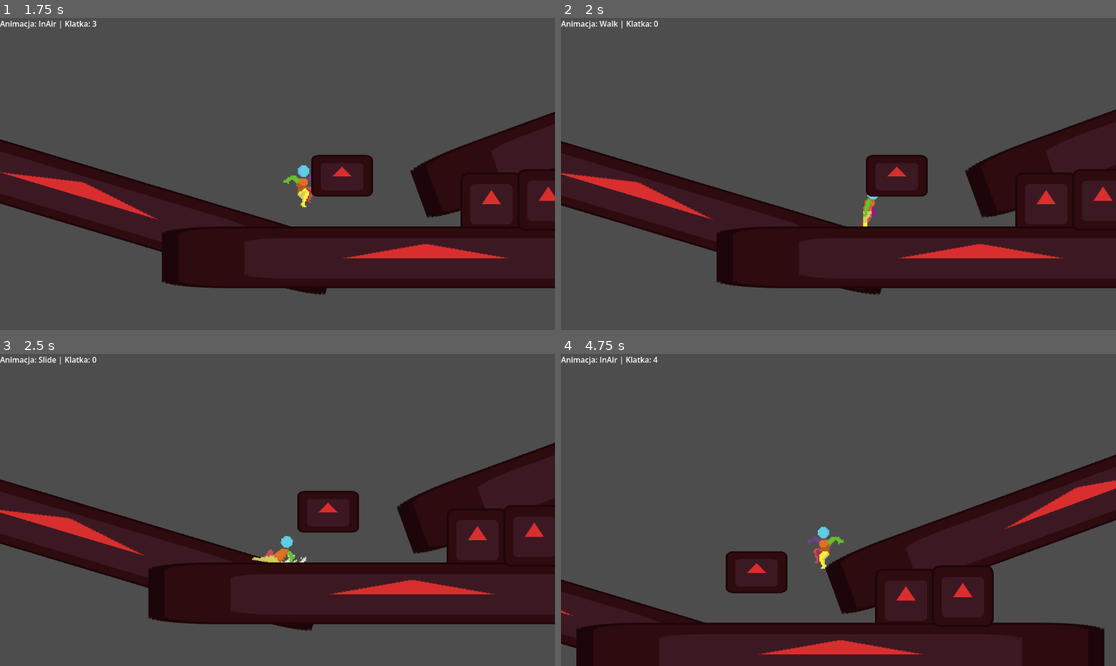
Above: before the commit, frames 1-4 (two rows, left to right).
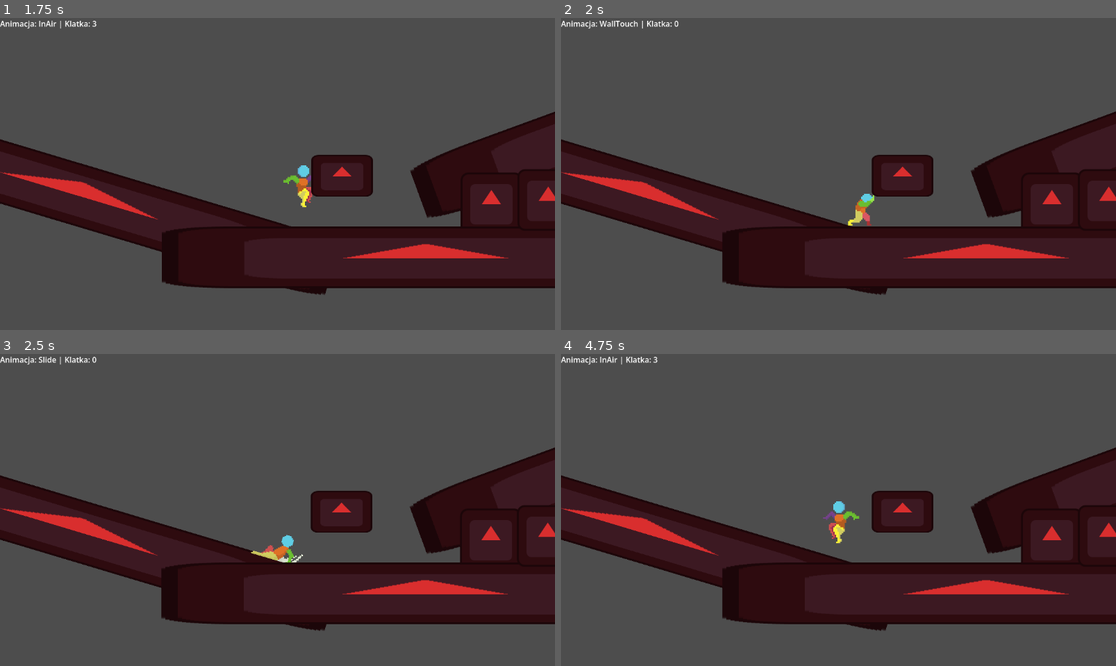
Above: after the commit, the same moments.

Repository: TatusFilipek/GodotTryEndError
Game: Godot game, scene res://scenes/main.tscn
Two runs of this game, one before a commit and one after it. Both use one fixed random seed, a clock stepped at 60 frames per second and the inputs below. The engine's default icon, where the game draws it, is replaced by a stand-in: a white triangle on a blue panel in a dark square.
Inputs (mouse positions are in pixels of both pictures, inside the frame that each line leads up to):
- Up to frame 1 (1.75 s): move the mouse to (399, 158) at 0.52 s; hold Ctrl (crouch) 0.53-1.28 s; hold D (moveRight) from 0.53 s (still down); tap Space (jump) at 0.77, 1.52 s; tap Alt (sprint) at 0.8, 1.35 s; move the mouse to (166, 189) at 1.27 s; tap Ctrl (crouch) at 1.55 s
- Up to frame 2 (2 s): keep holding D (moveRight)
- Up to frame 3 (2.5 s): move the mouse to (333, 441) at 2.02 s; release D (moveRight) at 2.03 s; hold A (moveLeft) from 2.03 s (still down); hold Ctrl (crouch) from 2.03 s (still down); tap Alt (sprint) at 2.3 s
- Up to frame 4 (4.75 s): move the mouse to (810, 572) at 2.77 s; release A (moveLeft) at 2.78 s; release Ctrl (crouch) at 2.78 s; hold D (moveRight) 2.78-4.28 s; tap Q (dash) at 2.85 s; tap Space (jump) at 3.02, 3.77, 4.52 s; tap Ctrl (crouch) at 3.05, 4.55 s; move the mouse to (1005, 556) at 3.52 s; hold Right mouse button (feint) 3.53-4.28 s; tap Alt (sprint) at 3.8 s; move the mouse to (672, 463) at 4.27 s; hold A (moveLeft) from 4.28 s (still down); click (672, 463) at 4.35 s

Frame 1 is identical in both runs. In frame 2, 2.7% of the frame differs, in the area x 0-100%, y 0-89%; in frame 3, 4.9%; in frame 4, 38%, in the area x 0-100%, y 0-100%.

Commit message:
przelaczanie stanow z stanow crouchowania

Diff:
--- a/scenes/player.tscn
+++ b/scenes/player.tscn
@@ -35,6 +35,9 @@
 
 [sub_resource type="RectangleShape2D" id="RectangleShape2D_i4ail"]
 size = Vector2(15, 90)
+
+[sub_resource type="RectangleShape2D" id="RectangleShape2D_gl8cc"]
+size = Vector2(32, 30)
 
 [sub_resource type="AtlasTexture" id="AtlasTexture_a8ls1"]
 atlas = ExtResource("2_f1ej7")
@@ -1538,6 +1541,11 @@
 shape = SubResource("RectangleShape2D_i4ail")
 target_position = Vector2(70, 0)
 
+[node name="CheckSpaceCrouch" type="ShapeCast2D" parent="." unique_id=1338192958]
+position = Vector2(0, -33)
+shape = SubResource("RectangleShape2D_gl8cc")
+target_position = Vector2(0, 0)
+
 [node name="CheckWall" type="RayCast2D" parent="." unique_id=425645109]
 modulate = Color(0, 0, 0, 1)
 position = Vector2(16, -31)
--- a/scripts/crouch.gd
+++ b/scripts/crouch.gd
@@ -16,13 +16,15 @@
 	super.physics_update(_delta)
 	if not isActive:
 		#resize collider
-		core.Collider.shape.set("height", 96)
-		core.Collider.position.y = 0
+		if not core.isCollidingShapecast(core.CheckSpaceCrouch):
+			core.Collider.shape.set("height", 96)
+			core.Collider.position.y = 0
 		return
 	pass
 
 func changeState(_name) -> void:
 	#resize collider
+	if core.isCollidingShapecast(core.CheckSpaceCrouch): return
 	core.Collider.shape.set("height", 96)
 	core.Collider.position.y = 0
 	machine.change_state(_name)
--- a/scripts/crouchWalk.gd
+++ b/scripts/crouchWalk.gd
@@ -7,7 +7,7 @@
 	playback.travel("CrouchWalk")
 
 func exit() -> void:
-	super.enter()
+	super.exit()
 
 func physics_update(_delta: float) -> void:
 	super.physics_update(_delta)
@@ -19,10 +19,10 @@
 		machine.change_state("CrouchIdle")
 		return
 
-	if Input.is_action_pressed("sprint"):
-		changeState("Run")
-		return
-
 	if not Input.is_action_pressed("crouch"):
 		changeState("Walk")
 		return
+
+	if Input.is_action_pressed("sprint"):
+		machine.change_state("Slide")
+		return
--- a/scripts/player.gd
+++ b/scripts/player.gd
@@ -47,6 +47,7 @@
 @export var CheckFloorFront : RayCast2D
 @export var CheckFloorBack : RayCast2D
 @export var CheckSpace : ShapeCast2D
+@export var CheckSpaceCrouch : ShapeCast2D
 @export var Collider : CollisionShape2D
 @export var Sprite : AnimatedSprite2D
 
@@ -78,6 +79,7 @@
 	CheckWall = get_node("CheckWall")
 	CheckHead = get_node("CheckHead")
 	CheckSpace = get_node("CheckSpace")
+	CheckSpaceCrouch = get_node("CheckSpaceCrouch")
 	CheckFloorFront = get_node("CheckFloorFront")
 	CheckFloorBack = get_node("CheckFloorBack")
 	Collider = get_node("collider")
--- a/scripts/run.gd
+++ b/scripts/run.gd
@@ -7,7 +7,7 @@
 	playback.travel("Run")
 
 func exit() -> void:
-	super.enter()
+	super.exit()
 
 func physics_update(_delta: float) -> void:
 	super.physics_update(_delta)
--- a/scripts/slide.gd
+++ b/scripts/slide.gd
@@ -1,7 +1,5 @@
-extends GroundState
+extends Crouch
 class_name Slide
-
-var velocityXSandBox : float
 
 func enter() -> void:
 	super.enter()
@@ -29,11 +27,14 @@
 		core.velocity.x += core.facingDirection * (core.slideForce * (1 - -1 * core.spriteRotation) - abs(core.velocity.x)) * _delta
 
 	if core.slideCancelVelocity > abs(core.velocity.x) and core.spriteRotation <= 0:
-		machine.change_state("Idle")
+		if core.isCollidingShapecast(core.CheckSpaceCrouch):
+			machine.change_state("CrouchIdle")
+		else:
+			changeState("Idle")
 		return
 
 	if not Input.is_action_pressed("crouch"):
-		machine.change_state("Idle")
+		changeState("Idle")
 		return
 
 	#add leaping
--- a/scripts/walk.gd
+++ b/scripts/walk.gd
@@ -7,7 +7,7 @@
 	playback.travel("Walk")
 
 func exit() -> void:
-	super.enter()
+	super.exit()
 
 func physics_update(_delta: float) -> void:
 	super.physics_update(_delta)
